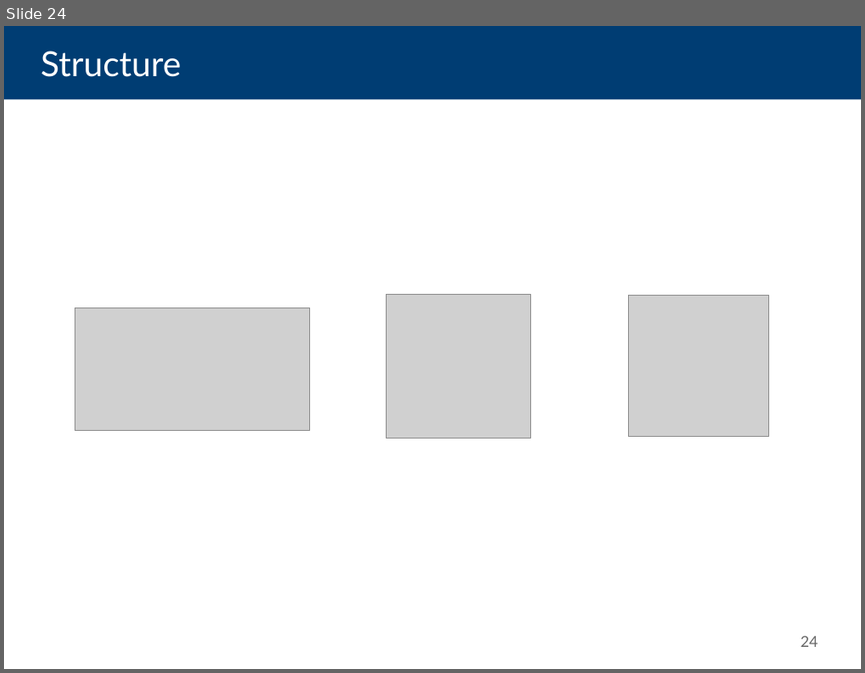
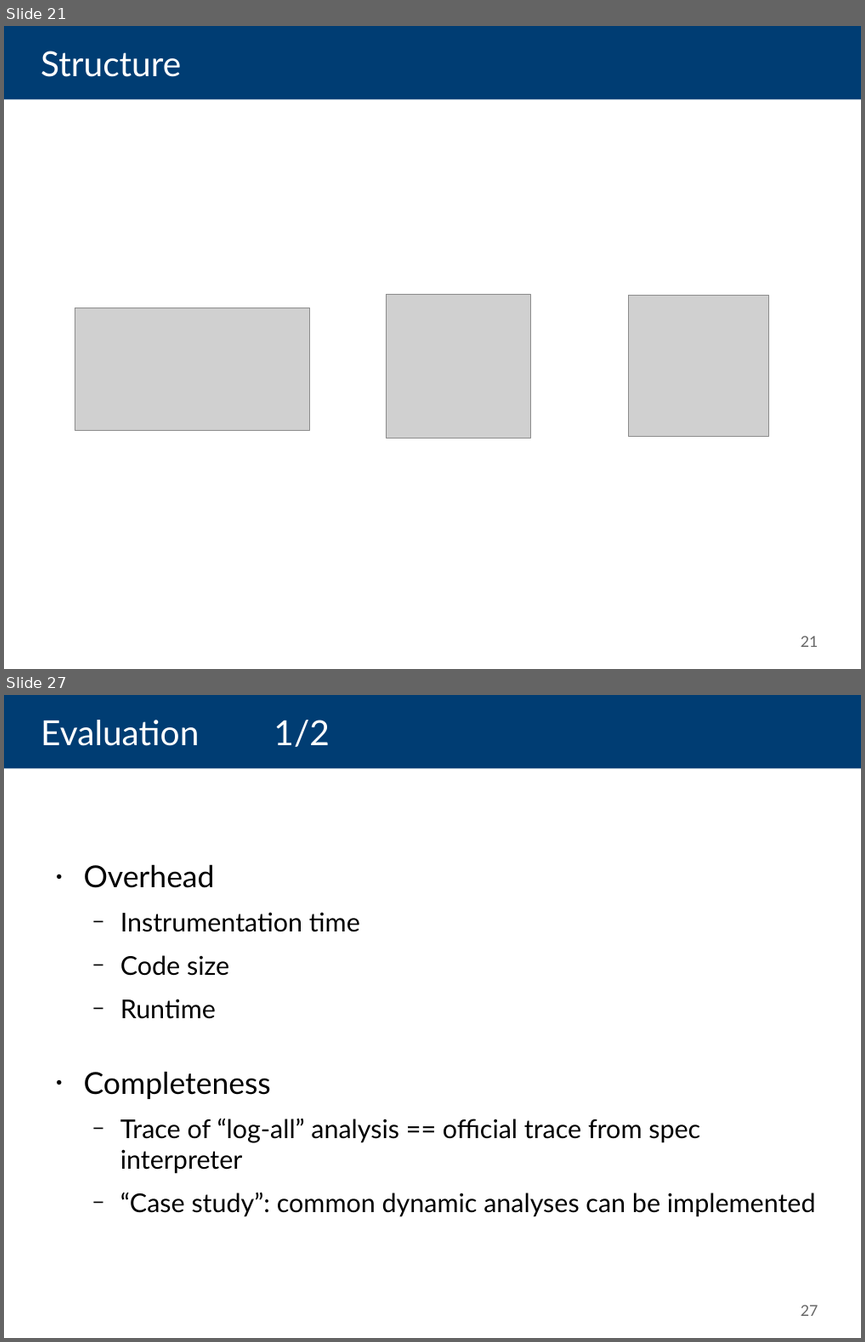
Before and after one commit to danleh/wasabi, a slide deck: 2018-04-11 Presentation/own-work.odp. Shown one above the other, each under a label of ours: slide 24 before the commit, slides 21 and 27 after it; the slides between them are not shown. The pictures are 865x673 and 865x1342 pixels, drawn with LibreOffice and Linux fonts; fonts in the diff are those of the drawing; grey boxes stand for pictures. Boxes give left, top, right and bottom in pixels: in the first picture for what was removed or moved away, otherwise in the second. Text is boxed around its words. In the diff, an @@ line names an element or a change of style, - is before the commit and + after.

```diff
--- a/2018-04-11 Presentation/own-work.odp
+++ b/2018-04-11 Presentation/own-work.odp
@@ slide 27 added at [4,695,861,1338], background #FFFFFF @@
@@ title added at [4,695,861,768], fill #003D73, 32 pt, text #FFFFFF @@
+Evaluation 1/2
@@ text added at [84,864,816,1217], 24 pt, text #000000 @@
+● Overhead
+  − Instrumentation time
+  − Code size
+  − Runtime
+● Completeness
+  − Trace of “log-all” analysis == official trace from spec interpreter
+  − “Case study”: common dynamic analyses can be implemented
@@ page number added at [800,1304,818,1315], 14 pt, text #666666 @@
+27
@@ what was slide 24 is now slide 21 @@
@@ page number at [800,635,818,646]: text changed @@
-24
+21
```
Also in this commit, not shown: 7 slides changed, 8 other slides added, 5 slides removed.
